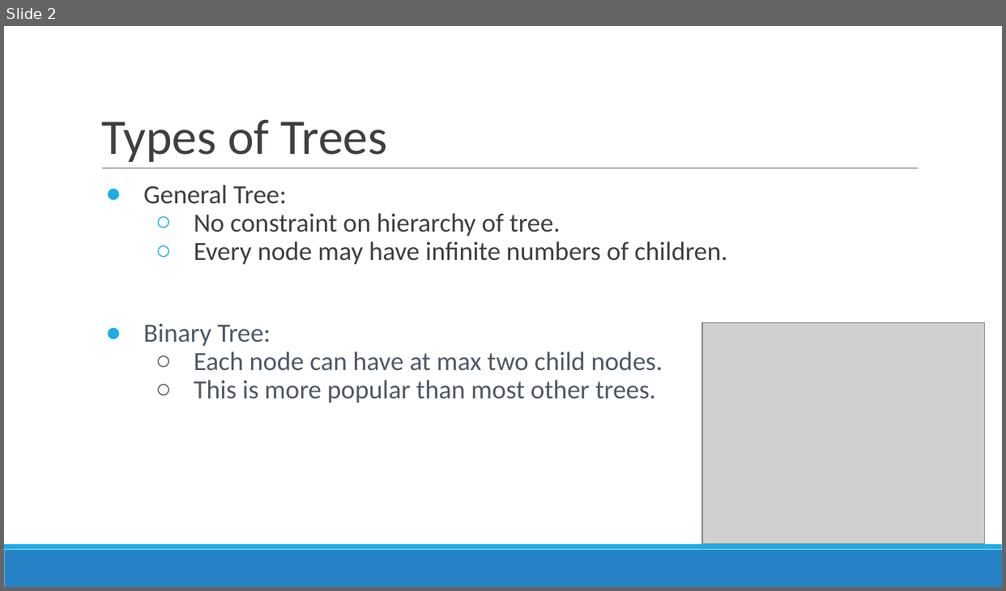
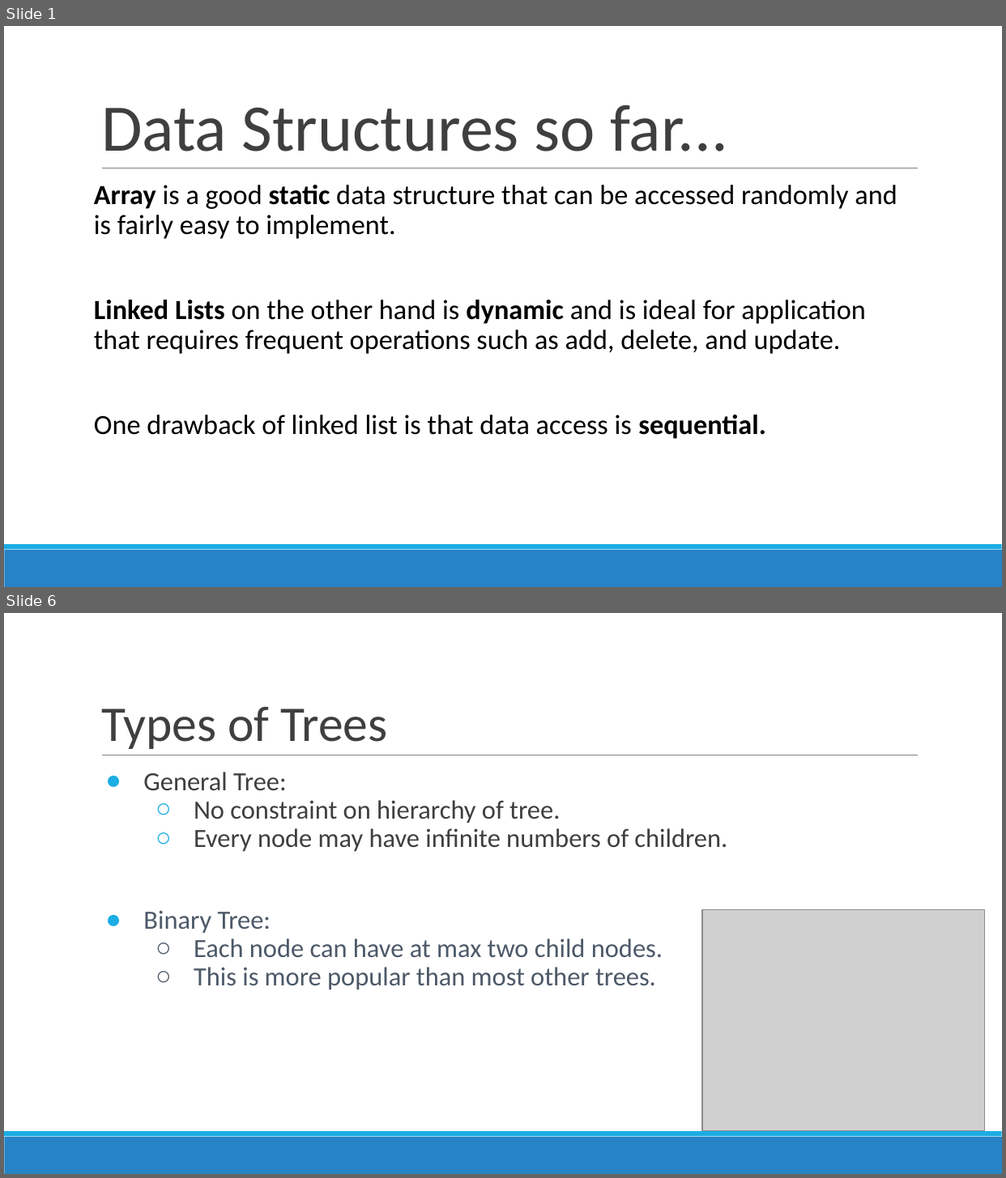
Before and after one commit to poojasabnani/DSA-for-Interviews-GirlScript-EOP, a slide deck: Day 4/Trees.pptx. Shown one above the other, each under a label of ours: slide 2 before the commit, slides 1 and 6 after it; the slides between them are not shown. The pictures are 1006x591 and 1006x1178 pixels, drawn with LibreOffice and Linux fonts; fonts in the diff are those of the drawing; grey boxes stand for pictures. Boxes give left, top, right and bottom in pixels: in the first picture for what was removed or moved away, otherwise in the second. Text is boxed around its words. In the diff, an @@ line names an element or a change of style, - is before the commit and + after.

```diff
--- a/Day 4/Trees.pptx
+++ b/Day 4/Trees.pptx
@@ slide 1 added at bbox=[4, 26, 1002, 587], background #FFFFFF; not listed: 3 template elements that a slide beside it also shows @@
@@ title added at bbox=[101, 105, 727, 152], 48 pt, text #3F3F3F @@
+Data Structures so far...
@@ text added at bbox=[94, 185, 897, 439], 20 pt, text #000000 @@
+Array is a good static data structure that can be accessed randomly and is fairly easy to implement.
+Linked Lists on the other hand is dynamic and is ideal for application that requires frequent operations such as add, delete, and update.
+One drawback of linked list is that data access is sequential.
@@ what was slide 2 is now slide 6 @@
```
Also in this commit, not shown: 4 other slides added, 1 slide removed, 4 other files.
